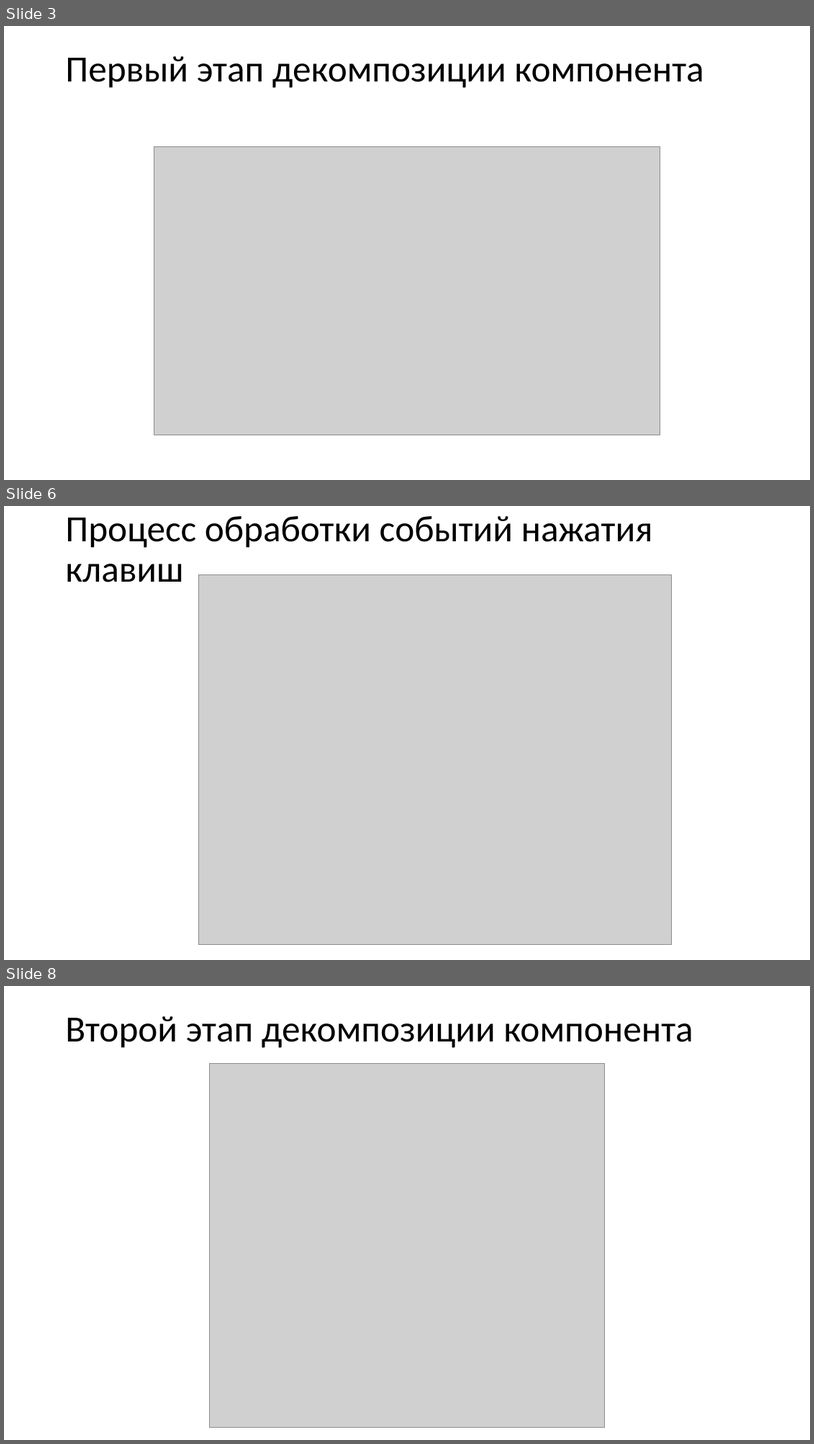
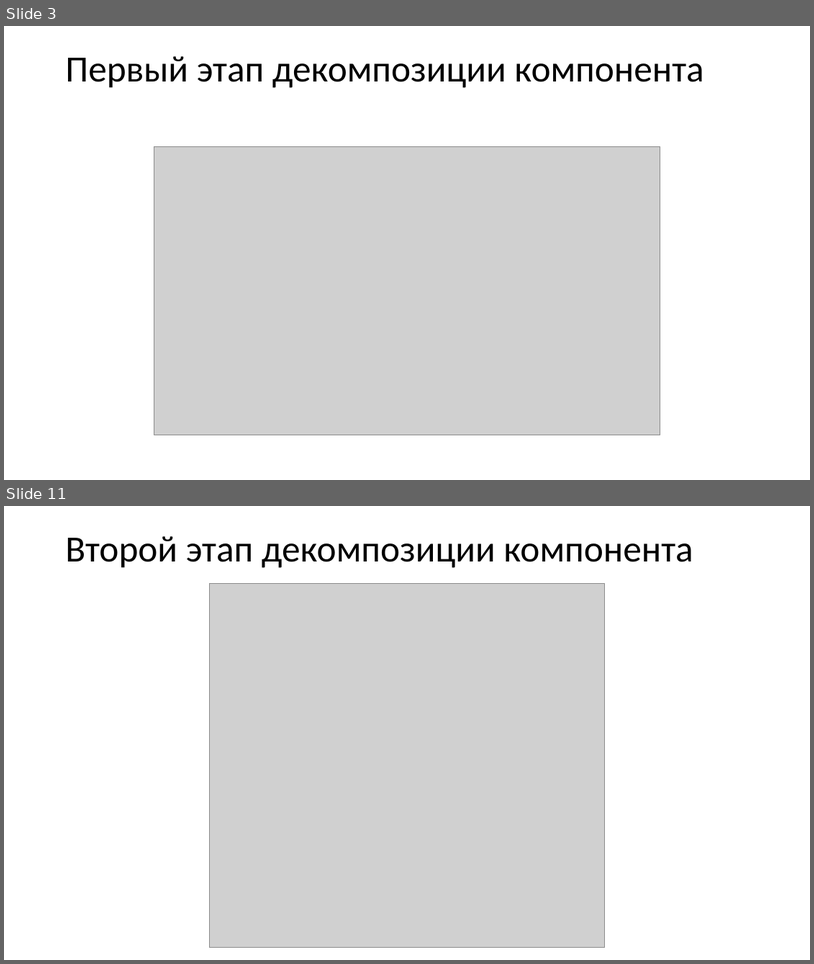
Before and after one commit to 1NiKuz1/snake, a slide deck: выступление/Презентация к курсовому проекту.pptx. Shown one above the other, each under a label of ours: slides 3, 6 and 8 before the commit, slides 3 and 11 after it; the slides between them are not shown. The pictures are 814x1444 and 814x964 pixels, drawn with LibreOffice and Linux fonts; fonts in the diff are those of the drawing; grey boxes stand for pictures. Boxes give left, top, right and bottom in pixels: in the first picture for what was removed or moved away, otherwise in the second. Text is boxed around its words. In the diff, an @@ line names an element or a change of style, - is before the commit and + after.

```diff
--- a/выступление/Презентация к курсовому проекту.pptx
+++ b/выступление/Презентация к курсовому проекту.pptx
@@ slide 6 removed at [4, 506, 810, 960], background #FFFFFF @@
@@ title removed at [65, 516, 653, 582] @@
-Процесс обработки событий нажатия клавиш
@@ picture removed at [198, 575, 671, 944] @@
@@ what was slide 8 is now slide 11 @@
```
Also in this commit, not shown: 1 slide changed, 6 slides added, 3 other slides removed, 28 other files.
